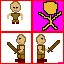
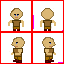
Before/after of a (64, 64) layered artwork. What changed in the layer stack:
renamed "stickman.png copy #2" to "Layer", moved it above "Layer Group", painted on it over [7, 1, 63, 63]
hid "Layer #1" over [7, 42, 20, 55]
renamed "stickman.png copy" to "Pasted Layer", moved it into group "Layer Group", painted on it over [9, 34, 63, 63]
renamed "Background" to "stickman.png copy #2", showed it, moved it above "Layer Group #1", painted on it over [7, 1, 63, 63]
added group "Layer Group #1" with 2 layers above "stickman.png" over [33, 37, 60, 63]
renamed "Pasted Layer" to "Layer #2", hid it, moved it into group "Layer Group #1", painted on it over [7, 34, 60, 63]
renamed "Layer" to "stickman.png copy", moved it into group "Layer Group #1", painted on it over [7, 1, 63, 63]
moved "stickman.png" above "Background", painted on it over [7, 1, 24, 31]
renamed "Layer #2" to "Background", hid it, painted on it over [7, 1, 63, 63]
